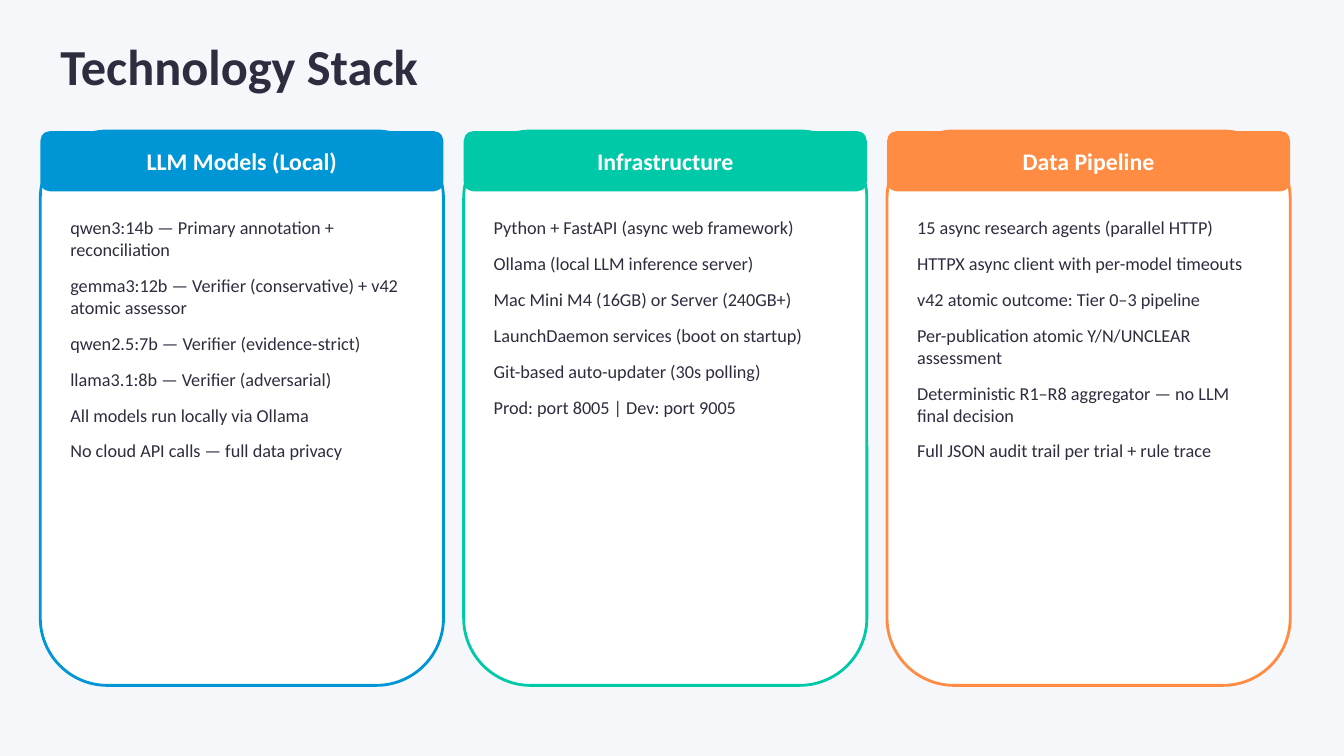
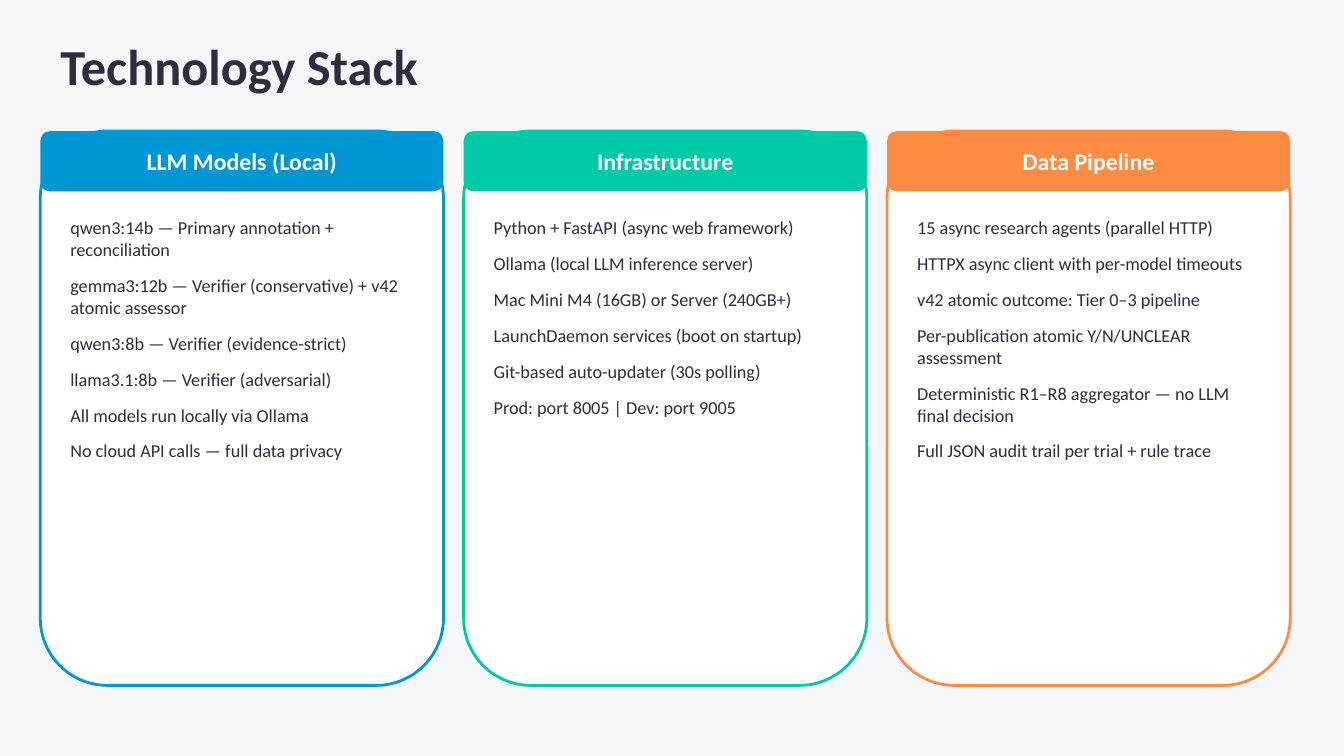
Before and after one commit to emilyyzhangg/AMP_LLMs, a slide deck: slide 10 of amp_llm_v3/standalone modules/agent_annotate/docs/Agent_Annotate_Architecture.pptx. Drawn at 1344x756 pixels with LibreOffice and Linux fonts; fonts in the diff are those of the drawing. Boxes give left, top, right and bottom in pixels: in the first picture for what was removed or moved away, otherwise in the second. Text is boxed around its words. In the diff, an @@ line names an element or a change of style, - is before the commit and + after.

Commit message:
v42: upgrade verifier_2 qwen2.5:7b → qwen3:8b + prune model roster
Swap verifier_2 (evidence-strict persona) from qwen2.5:7b → qwen3:8b.
Within-family Alibaba Qwen upgrade (same pattern as gemma2:9b → gemma3:12b
for verifier_1). qwen3:14b cannot serve as verifier_2 because it's
already the primary annotator — cognitive diversity requires different
models.

Active Mac Mini model roster (v42):
  - qwen3:14b  primary annotator + reconciler
  - gemma3:12b verifier_1 (conservative) + atomic Tier 1b assessor
  - qwen3:8b   verifier_2 (evidence-strict)  [NEW]
  - llama3.1:8b verifier_3 (adversarial)

Pruned legacy ollama model entries from configs:
  - removed phi4-mini (replaced by llama3.1:8b as verifier_3 in v28)
  - removed gemma2:9b, qwen2.5:7b, qwen2.5:14b timeout entries
    (models themselves will be deleted after prod v41b job
    99c9c0f0b3e5 completes — they're still the current prod verifiers)

Docs + PPT updated: IMPLEMENTATION_PLAN, METHODOLOGY, PAPER, USER_GUIDE,
AGENT_ANNOTATE_OVERVIEW.html, generate_business_plan.py, and the
regenerated Agent_Annotate_Architecture.pptx reflect the new roster.

Ollama deletions performed this session: mistral:latest,
deepseek-coder:6.7b-instruct, deepseek-llm:7b, llama3:8b, phi4-mini:3.8b
(~20GB reclaimed). gemma2:9b and qwen2.5:7b still present, will be
removed after prod v41b job finishes.

```diff
--- a/amp_llm_v3/standalone modules/agent_annotate/docs/Agent_Annotate_Architecture.pptx
+++ b/amp_llm_v3/standalone modules/agent_annotate/docs/Agent_Annotate_Architecture.pptx
@@ text at bbox=[70, 337, 347, 353]: text changed @@
-qwen2.5:7b — Verifier (evidence-strict)
+qwen3:8b — Verifier (evidence-strict)
```
Also in this commit, not shown: 1 other slide changed, 8 other files.
